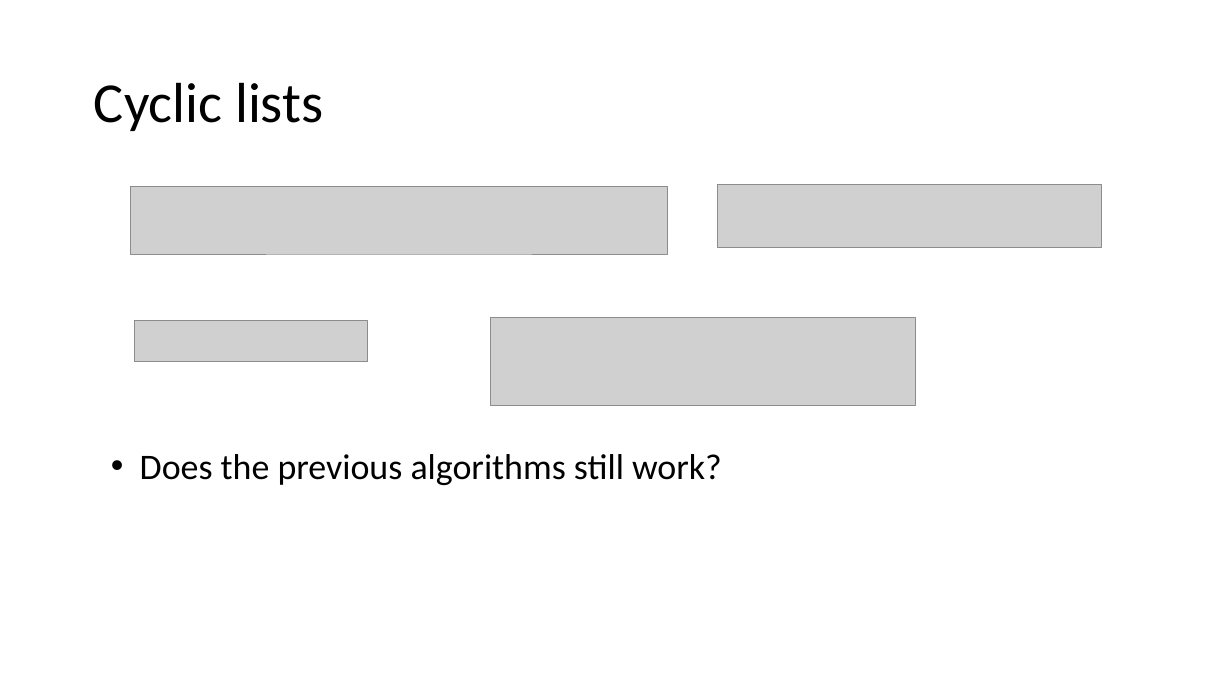
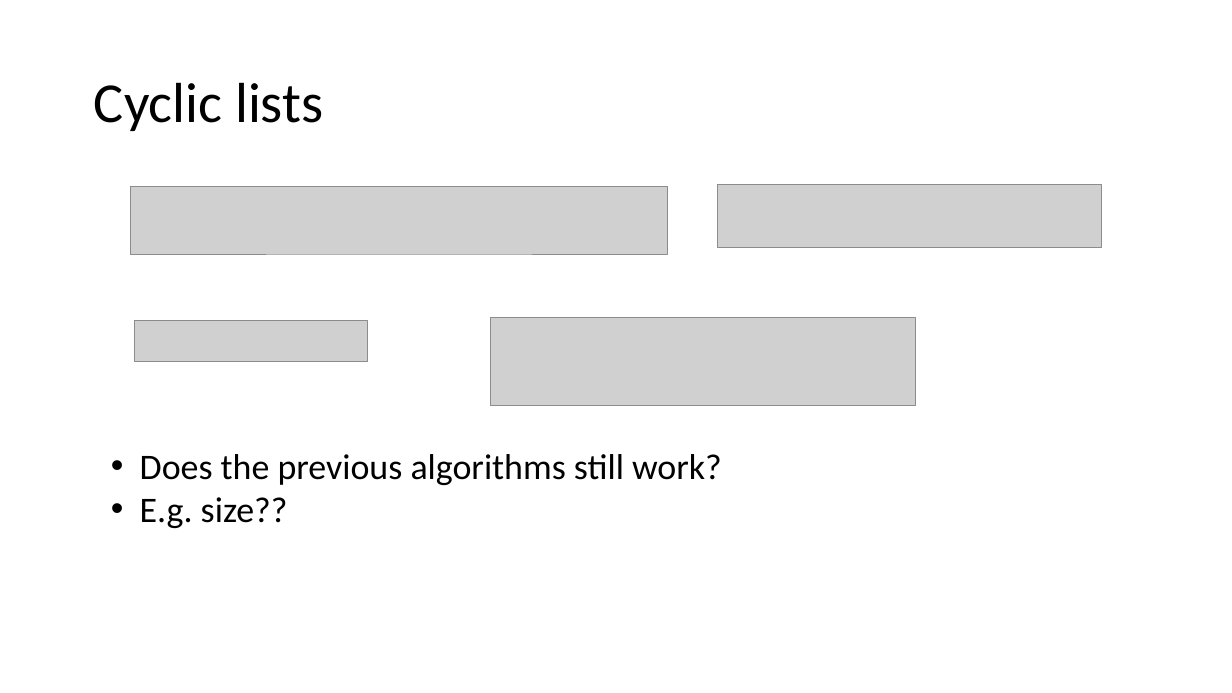
Before and after one commit to kwea123/cpp_data_algo, a slide deck: slide 23 of 1_Table.pptx. Drawn at 1232x693 pixels with LibreOffice and Linux fonts; fonts in the diff are those of the drawing; grey boxes stand for pictures. Boxes give left, top, right and bottom in pixels: in the first picture for what was removed or moved away, otherwise in the second. Text is boxed around its words. In the diff, an @@ line names an element or a change of style, - is before the commit and + after.

```diff
--- a/1_Table.pptx
+++ b/1_Table.pptx
@@ text at [140, 497, 288, 528]: paragraph added @@
+• E.g. size??
```
Also in this commit, not shown: 3 other slides changed, 27 other files.
